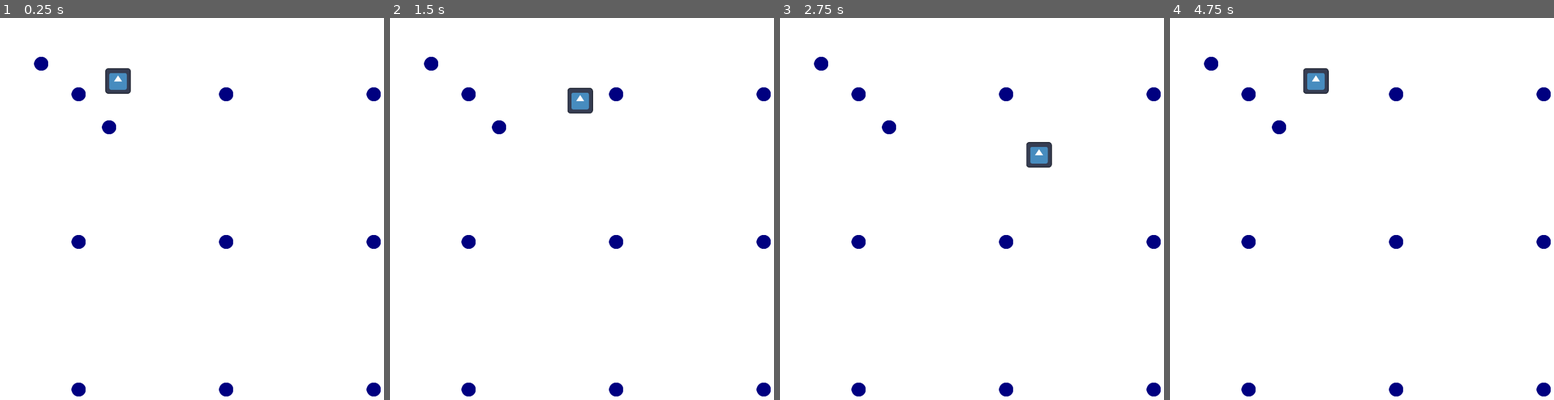
Above: before the commit, frames 1-4 (left to right).
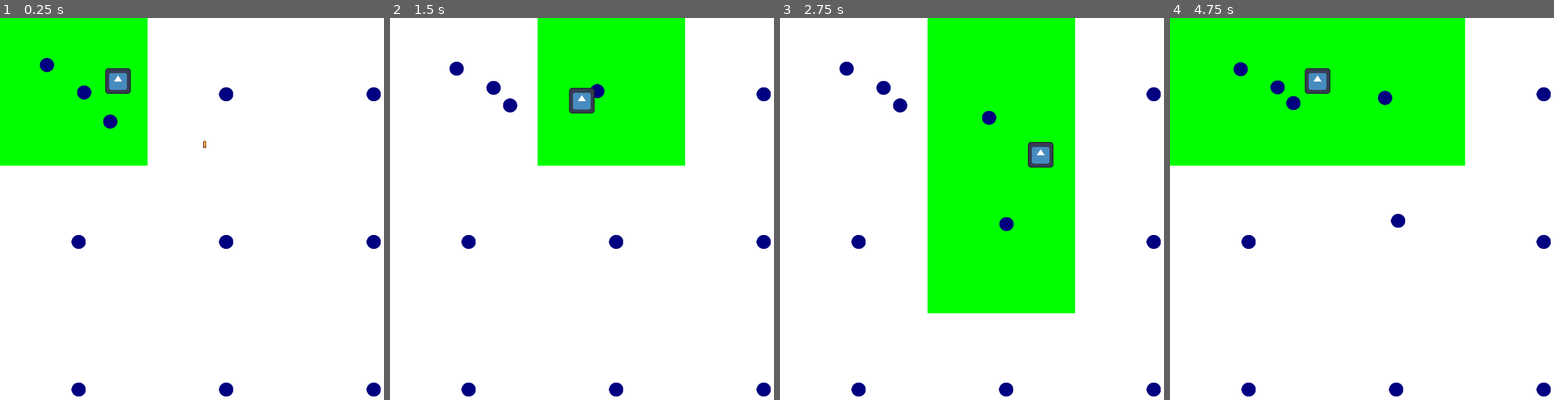
Above: after the commit, the same moments.

Repository: Jcalafange/IA_para_jogos
Game: Godot game, scene res://Cena1.tscn
Two runs of this game, one before a commit and one after it. Both use one fixed random seed, a clock stepped at 60 frames per second and the inputs below. The engine's default icon, where the game draws it, is replaced by a stand-in: a white triangle on a blue panel in a dark square.
Inputs (mouse positions are in pixels of both pictures, inside the frame that each line leads up to):
- Up to frame 1 (0.25 s): no input
- Up to frame 2 (1.5 s): move the mouse to (708, 216) at 0.52 s; hold D (move_right) 0.53-1.28 s; click (708, 216) at 0.67 s; move the mouse to (524, 262) at 1.27 s; hold S (move_down) from 1.28 s (still down); click (524, 262) at 1.42 s
- Up to frame 3 (2.75 s): move the mouse to (1044, 140) at 2.02 s; release S (move_down) at 2.03 s; hold D (move_right) from 2.03 s (still down); click (1044, 140) at 2.17 s
- Up to frame 4 (4.75 s): move the mouse to (1369, 327) at 2.77 s; release D (move_right) at 2.78 s; hold W (move_up) 2.78-3.53 s; click (1369, 327) at 2.92 s; move the mouse to (1523, 304) at 3.52 s; hold A (move_left) from 3.53 s (still down); click (1523, 304) at 3.67 s; move the mouse to (1258, 174) at 4.27 s; click (1258, 174) at 4.42 s

The runs differ from the first frame. In frame 1, 14% of the frame differs, in the area x 0-54%, y 0-39%; in frame 2, 15%; in frame 3, 30%, in the area x 8-77%, y 0-78%; in frame 4, 30%.
Error before the commit: Parse Error: Function "connect_signals()" not found in base self. (res://Scripts/GameController.gd:13)

Commit message:
Consegui

Diff:
--- a/Cena1.tscn
+++ b/Cena1.tscn
@@ -88,11 +88,14 @@
 [node name="CollisionShape2D" type="CollisionShape2D" parent="player"]
 shape = SubResource("RectangleShape2D_rn4r2")
 
-[node name="ShootTimer" type="Timer" parent="bola"]
+[node name="ShootTimer" type="Timer" parent="player"]
 
 [node name="BulletManager" type="Node2D" parent="."]
 script = ExtResource("6_gvfge")
 bullet_scene = ExtResource("7_v4s5h")
 
-[connection signal="shoot" from="bola" to="BulletManager" method="_on_bola_shoot"]
-[connection signal="timeout" from="bola/ShootTimer" to="bola" method="_on_shoot_timer_timeout"]
+[node name="Bullet" parent="." instance=ExtResource("7_v4s5h")]
+position = Vector2(416, 256)
+
+[connection signal="shoot" from="player" to="BulletManager" method="_on_player_shoot"]
+[connection signal="timeout" from="player/ShootTimer" to="player" method="_on_shoot_timer_timeout"]
--- a/Scripts/BulletManager.gd
+++ b/Scripts/BulletManager.gd
@@ -2,8 +2,7 @@
 
 @export var bullet_scene : PackedScene
 
-
-func _on_bola_shoot(pos, dir):
+func _on_player_shoot(pos, dir):
 	var bullet = bullet_scene.instantiate()
 	add_child(bullet)
 	bullet.position = pos
--- a/Scripts/GameController.gd
+++ b/Scripts/GameController.gd
@@ -35,3 +35,12 @@
 	#print(active_zones)
 	for zone in active_zones:
 		zone.move_balls(delta)  # Função customizada para mover bolas dentro da zona
+
+func _on_ball_destructed(ball: ballController) -> void:
+	all_balls.erase(ball)
+	for zone in all_zones:
+		zone.balls_in_zone.erase(ball)
+
+func connect_signals():
+	for ball in all_balls:
+		ball.connect("destruct_ball", Callable(self, "_on_ball_destructed"))
--- a/Scripts/ZoneController.gd
+++ b/Scripts/ZoneController.gd
@@ -47,11 +47,9 @@
 
 func move_balls(delta: float) -> void:
 	for ball in balls_in_zone:
-		ball.move((self.position.x + 25), (self.position.x + 275))
+		if player:  # Verifica se o jogador foi atribuído corretamente
+			var direction = (player.position - ball.position).normalized()  # Calcula a direção para o jogador
+			ball.position += direction * ball.velocity * delta  # Move a bola em direção ao jogador
 
 func _on_ball_destructed(ball: ballController) -> void:
 	balls_in_zone.erase(ball)
-
-		if player:  # Verifica se o jogador foi atribuído corretamente
-			var direction = (player.position - ball.position).normalized()  # Calcula a direção para o jogador
-			ball.position += direction * ball.velocity * delta  # Move a bola em direção ao jogador
--- a/Scripts/ballController.gd
+++ b/Scripts/ballController.gd
@@ -3,15 +3,13 @@
 
 class_name ballController
 
-var velocity : float = 100.0
+var velocity : float = 25.0
 var direction : int = 1
 signal destruct_ball
 var player : Node2D
 
 func _ready():
 	connect("area_entered", Callable(self, "_on_bullet_body_entered"))
-
-func _ready():
 	player = get_node("/root/Node2D/player")
 
 # Called every frame. 'delta' is the elapsed time since the previous frame.
--- a/Scripts/bola.gd
+++ b/Scripts/bola.gd
@@ -4,6 +4,7 @@
 @export var maxLife: float = 100.0
 @export var currentLife: float = 0.0
 @export var dano: float = 15.0
+
 var can_shoot : bool = true
 
 signal shoot
@@ -25,6 +26,7 @@
 	elif Input.is_action_pressed("move_up"):
 		velocity.y -= speed
 	if Input.is_mouse_button_pressed(MOUSE_BUTTON_LEFT) and can_shoot:
+		print('Disparar')
 		var dir = get_global_mouse_position() - position
 		shoot.emit(position, dir)
 		can_shoot = false
--- a/project.godot
+++ b/project.godot
@@ -26,7 +26,6 @@
 
 [input]
 
-
 move_right={
 "deadzone": 0.5,
 "events": [Object(InputEventKey,"resource_local_to_scene":false,"resource_name":"","device":0,"window_id":0,"alt_pressed":false,"shift_pressed":false,"ctrl_pressed":false,"meta_pressed":false,"pressed":false,"keycode":0,"physical_keycode":68,"key_label":0,"unicode":0,"echo":false,"script":null)
--- a/scenes/Bullet/bulletController.gd
+++ b/scenes/Bullet/bulletController.gd
@@ -1,7 +1,7 @@
 extends Area2D
 
 var direction : Vector2
-var speed : int = 350
+var speed : int = 250
 var damage : float = 15.0
 @export var lifetime: float = 0.5
 
@@ -11,7 +11,7 @@
 	$LifetimeTimer.connect("timeout", Callable(self, "_on_LifetimeTimer_timeout"))
 
 func _on_LifetimeTimer_timeout():
-	print("desstruit bala")
+	print("desstruir bala")
 	queue_free()
 # Called every frame. 'delta' is the elapsed time since the previous frame.
 func _process(delta):
